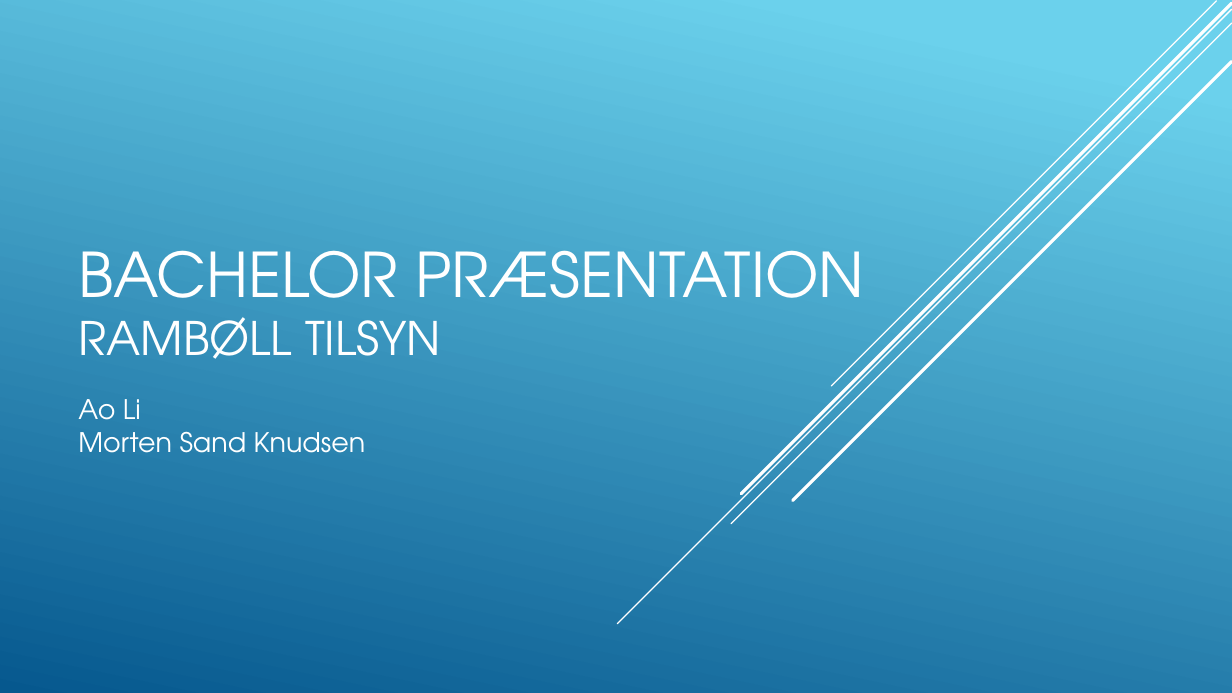
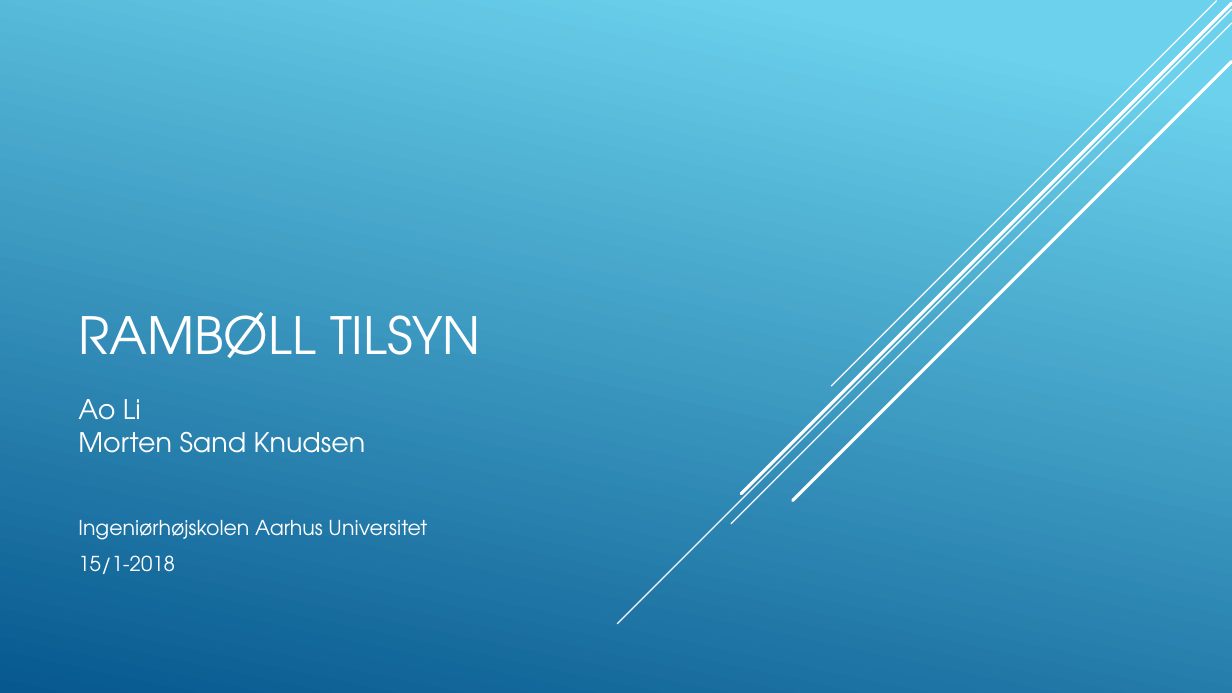
Before and after one commit to Msknudsen/Bachelor-TilsynRamboell-, a slide deck: slide 1 of Bachelor Præsentation.pptx. Drawn at 1232x693 pixels with LibreOffice and Linux fonts; fonts in the diff are those of the drawing. Boxes give left, top, right and bottom in pixels: in the first picture for what was removed or moved away, otherwise in the second. Text is boxed around its words. In the diff, an @@ line names an element or a change of style, - is before the commit and + after.

```diff
--- a/Bachelor Præsentation.pptx
+++ b/Bachelor Præsentation.pptx
@@ title at <box>78,312,480,358</box>: text changed; size 48 to 40 pt @@
-BACHELOR PRÆSENTATION
-RAMBØLL TILSYN
+RAMBØLL TILSYN
@@ subtitle at <box>78,520,427,574</box>: paragraphs added @@
+Ingeniørhøjskolen Aarhus Universitet
+15/1-2018
```
Also in this commit, not shown: 4 other slides changed, 3 slides added, 1 slide removed.
